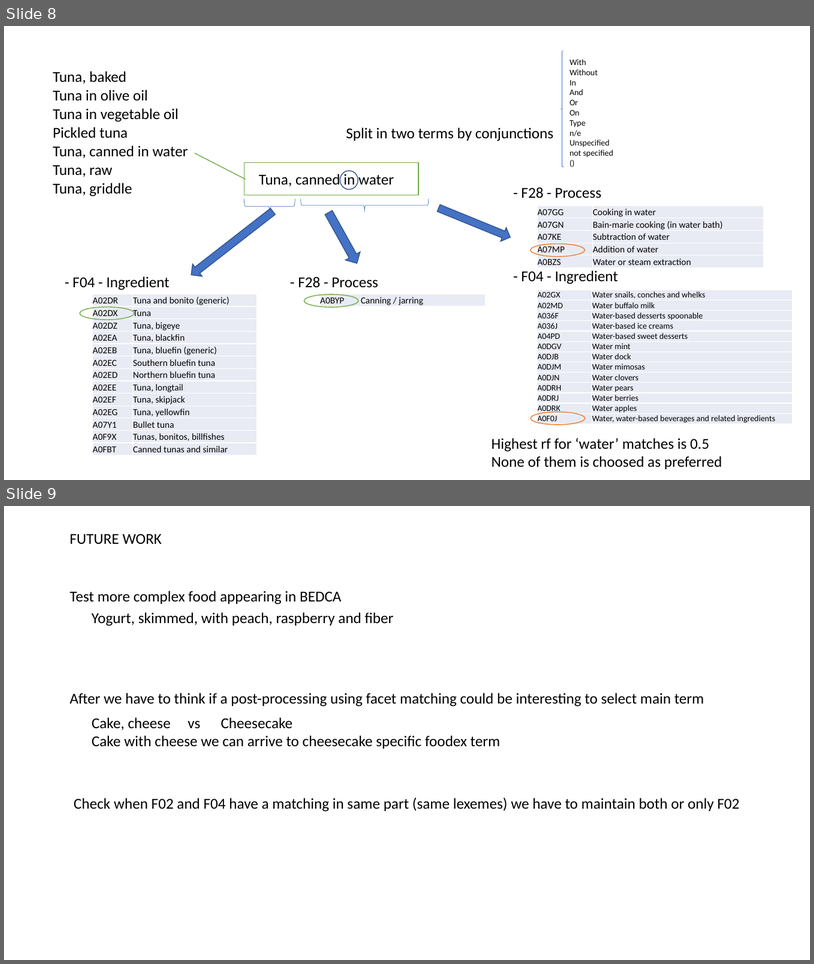
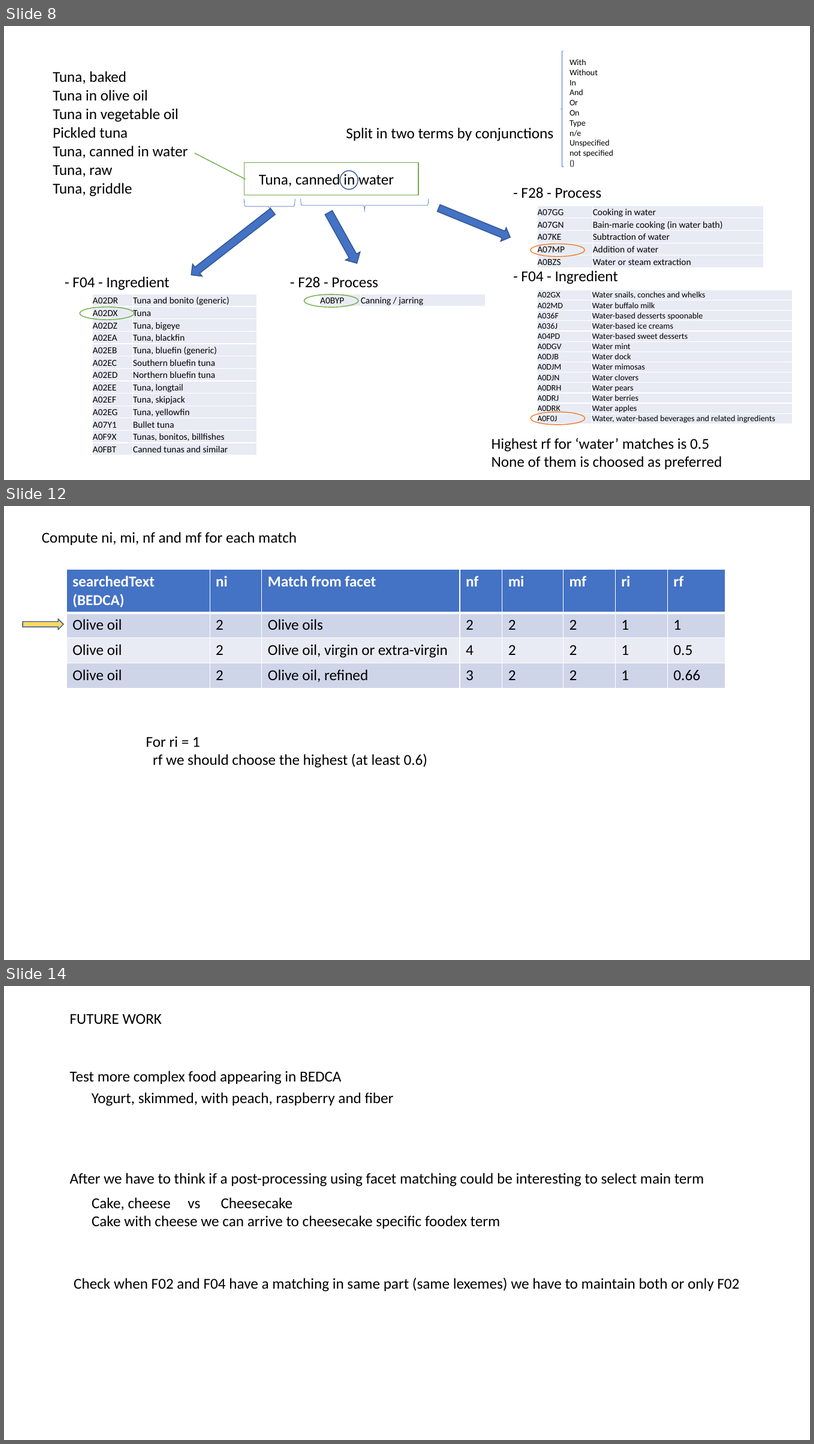
Before and after one commit to javieruhk/RecipeManager, a slide deck: datos/matcher_ideas.pptx. Shown one above the other, each under a label of ours: slides 8 and 9 before the commit, slides 8, 12 and 14 after it; the slides between them are not shown. The pictures are 814x964 and 814x1444 pixels, drawn with LibreOffice and Linux fonts; fonts in the diff are those of the drawing. Boxes give left, top, right and bottom in pixels: in the first picture for what was removed or moved away, otherwise in the second. Text is boxed around its words. In the diff, an @@ line names an element or a change of style, - is before the commit and + after.

```diff
--- a/datos/matcher_ideas.pptx
+++ b/datos/matcher_ideas.pptx
@@ slide 12 added at (4,506,810,960), background #FFFFFF @@
@@ text added at (42,532,297,545), 18 pt, text #000000 @@
+Compute ni, mi, nf and mf for each match
@@ table added at (66,570,726,688), 4 rows, 8 columns @@
+searchedText (BEDCA) | ni | Match from facet | nf | mi | mf | ri | rf
+Olive oil | 2 | Olive oils | 2 | 2 | 2 | 1 | 1
+Olive oil | 2 | Olive oil, virgin or extra-virgin | 4 | 2 | 2 | 1 | 0.5
+Olive oil | 2 | Olive oil, refined | 3 | 2 | 2 | 1 | 0.66
@@ right arrow added at (23,619,63,630), fill #FFD966, outline #325491 1 pt @@
@@ text added at (146,736,428,768), 18 pt, text #000000 @@
+For ri = 1
+rf we should choose the highest (at least 0.6)
@@ what was slide 9 is now slide 14 @@
```
Also in this commit, not shown: 3 slides changed, 4 other slides added.
